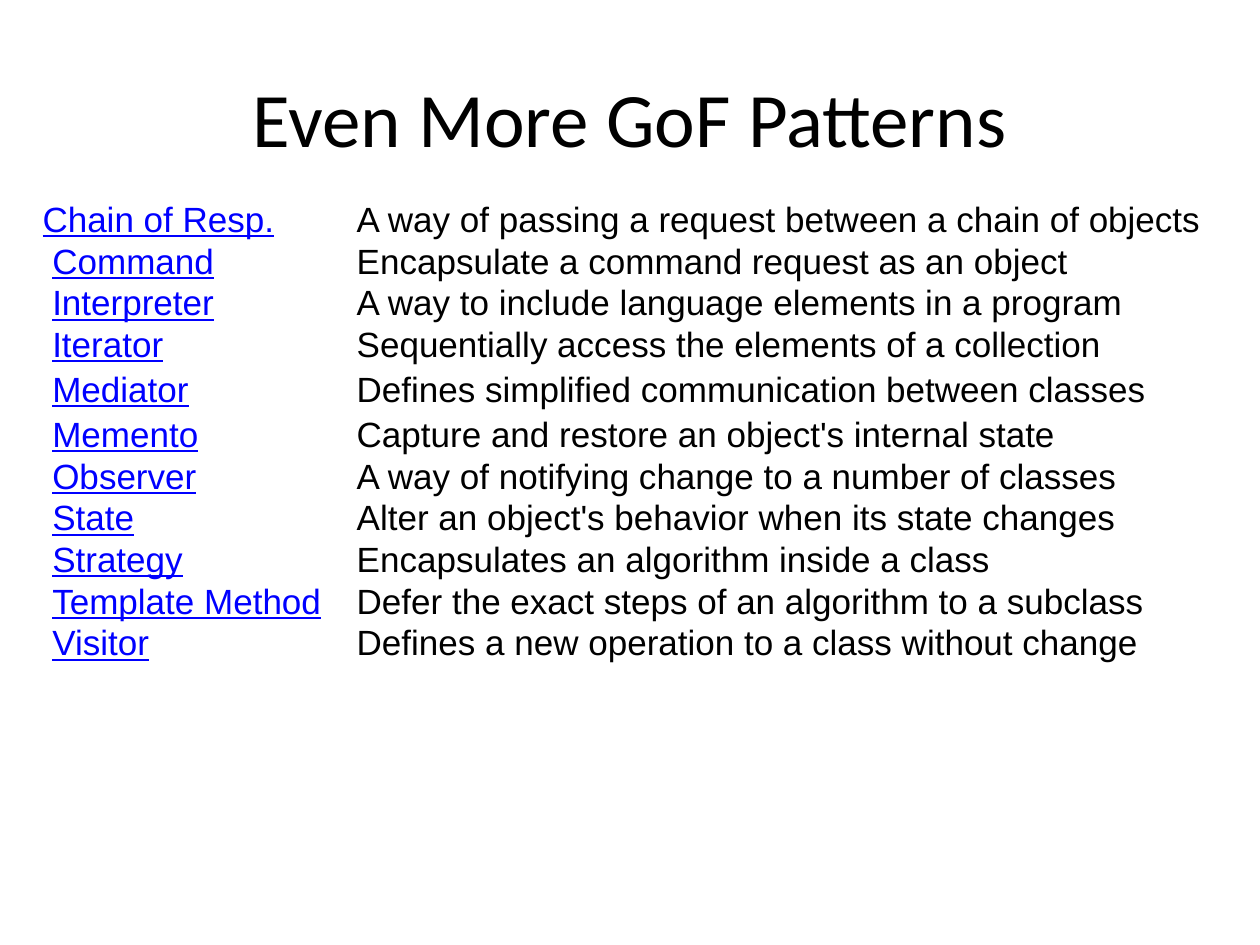
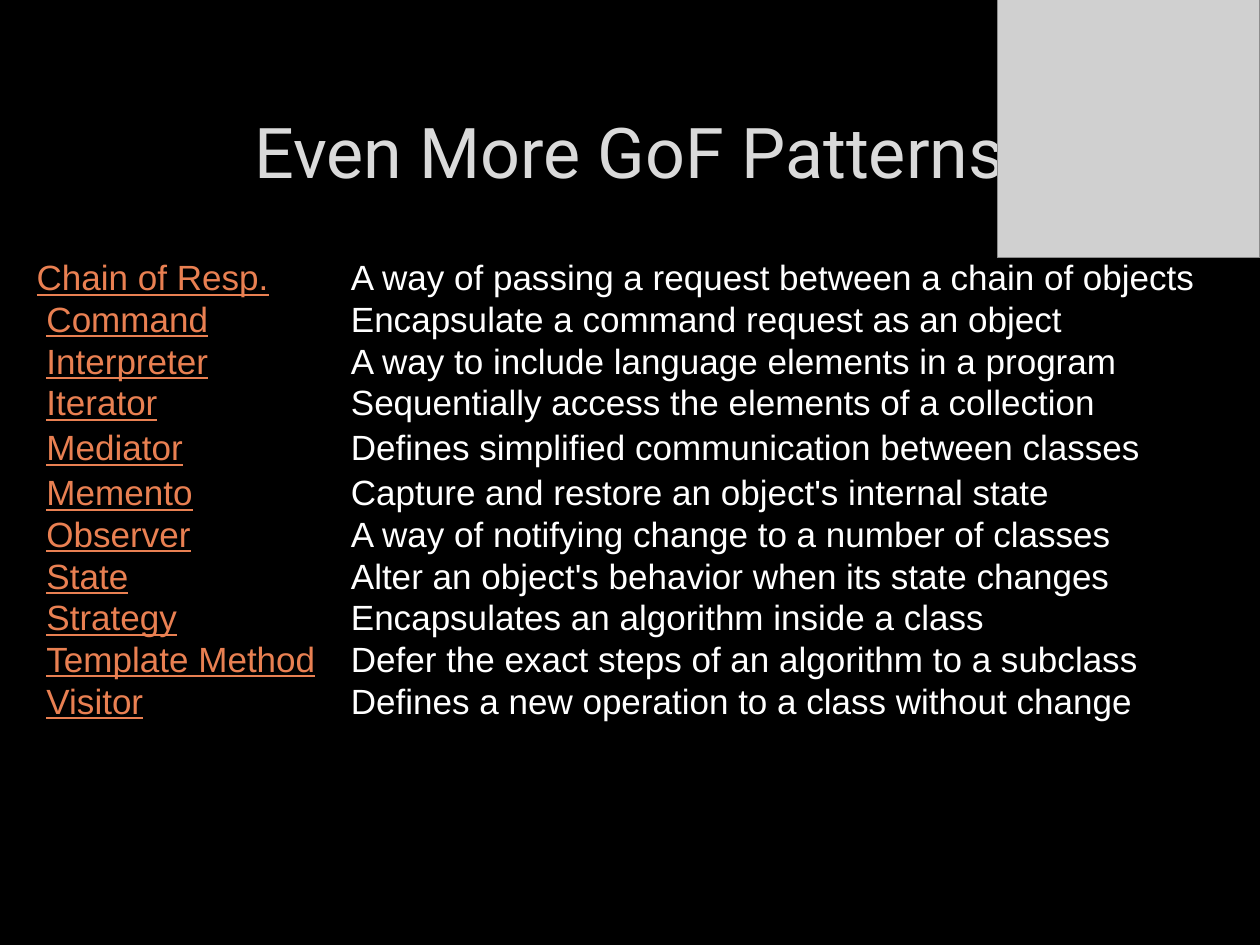
Before and after one commit to itenium-be/Talk-DesignPatterns, a slide deck: slide 37 of patterns.pptx. Drawn at 1260x945 pixels with LibreOffice and Linux fonts; fonts in the diff are those of the drawing; grey boxes stand for pictures; background and template pictures are left out. Boxes give left, top, right and bottom in pixels: in the first picture for what was removed or moved away, otherwise in the second. Text is boxed around its words. In the diff, an @@ line names an element or a change of style, - is before the commit and + after.

Commit message:
ppt: new itenium layout

```diff
--- a/patterns.pptx
+++ b/patterns.pptx
@@ background #FFFFFF to picture (left out) @@
@@ picture added at (998,0,1260,257) @@
@@ title "Even More GoF Patterns": place and size @@
-title "Even More GoF Patterns" at (253,97,1006,148)
+title "Even More GoF Patterns" at (254,115,1004,195)
@@ title "Even More GoF Patterns" at (254,115,1004,195): size 44 to 40 pt, font Calibri to Roboto, text colour #000000 to #DADADA, letter outline none to #404040 0.75 pt @@
@@ table at (25,258,1234,752) @@
@@ fill #FFFFFF to none in 22 cells @@
@@ text colour #0000FF to #E98052 in "Chain of Resp.", "Command", "Interpreter", "Iterator" and 7 more places @@
@@ text colour #000000 to #FFFFFF in "A way of passing a request between ...", "Encapsulate a command request as an object", "A way to include language elements in ...", "Sequentially access the elements of a collection" and 7 more places @@
@@ table: place and size @@
-table at (32,199,1240,693)
+table at (25,258,1234,752)
```
Also in this commit, not shown: 41 other slides changed.
